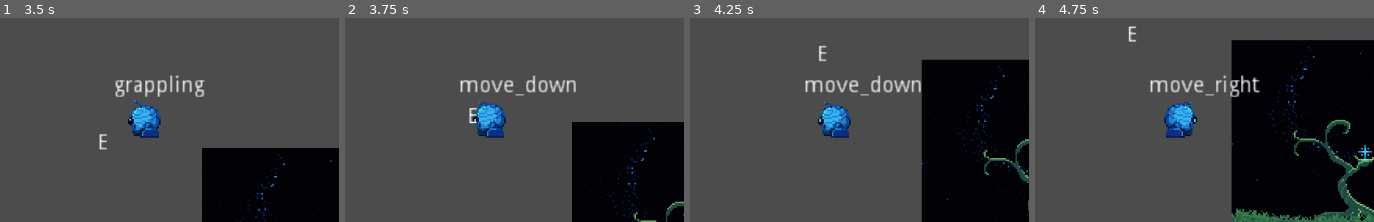
Above: before the commit, frames 1-4 (left to right).
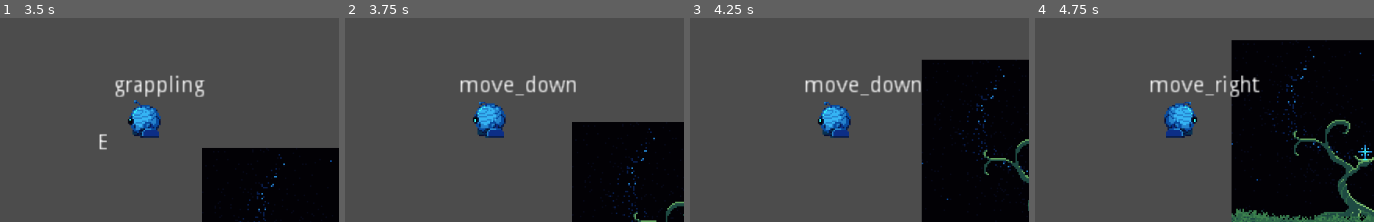
Above: after the commit, the same moments.

Repository: GeekzGamingz/Myunjoule
Game: Godot game, scene res://source/Levels/Debug_Evan.tscn
Same seed, same stepped clock (60 frames per second), same inputs: the game is played once before the commit and once after it. This scene is started directly instead of the project's main scene.
Inputs:
- Up to frame 1 (3.5 s): hold E (activate) 0.53-1.28 s; hold W (move_forward) 0.53-2.03 s; tap E (activate) at 1.35, 2.85 s; hold E (activate) 2.03-2.78 s; hold A (move_left) from 2.03 s (still down)
- Up to frame 2 (3.75 s): release A (move_left) at 3.53 s; hold S (move_backward) from 3.53 s (still down); hold E (activate) from 3.53 s (still down)
- Up to frame 3 (4.25 s): keep holding S (move_backward); keep holding E (activate)
- Up to frame 4 (4.75 s): release S (move_backward) at 4.28 s; release E (activate) at 4.28 s; hold D (move_right) from 4.28 s (still down); tap E (activate) at 4.35 s
The pictures show only the part of the screen within x 21-71%, y 18-68%; the shares and areas given below are measured in that part.

Frame 1 is identical in both runs. In frame 2, 0.1% of the frame differs, in the area x 36-39%, y 44-52%; in frame 3, 0.1%; in frame 4, 0.1%, in the area x 27-30%, y 3-12%.

Commit message:
Do not allow immediate re-grapple

Diff:
--- a/source/Objects/Grappling/GrapplingPoint.gd
+++ b/source/Objects/Grappling/GrapplingPoint.gd
@@ -4,6 +4,7 @@
 func _ready() -> void:
 	connect("area_entered", self, "show_grapple_button")
 	connect("area_exited", self, "hide_grapple_button")
+	connect("area_entered", self, "recently_used")
 
 func show_grapple_button(area: Area2D) -> void:
 	if area.name == "GrapplingHook":
@@ -12,3 +13,7 @@
 func hide_grapple_button(area: Area2D) -> void:
 	if area.name == "GrapplingHook":
 		$Label.visible = false
+
+func recently_used(area: Area2D):
+	if area.name == "PlayerArea":
+		$Label.visible = false
